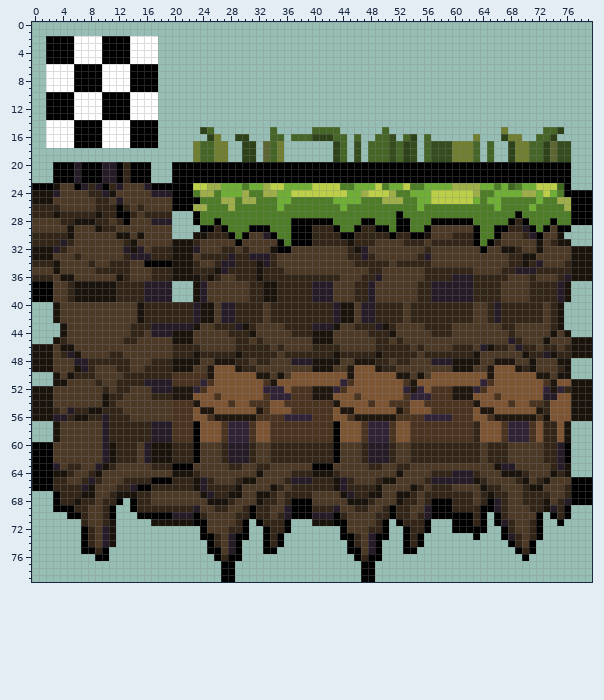
Two versions of one sprite sheet, treeoflife/tilesets/tDirt/output_tileset.png. This is how it looked before the edit.
The file is 80x80 pixels.
New version:
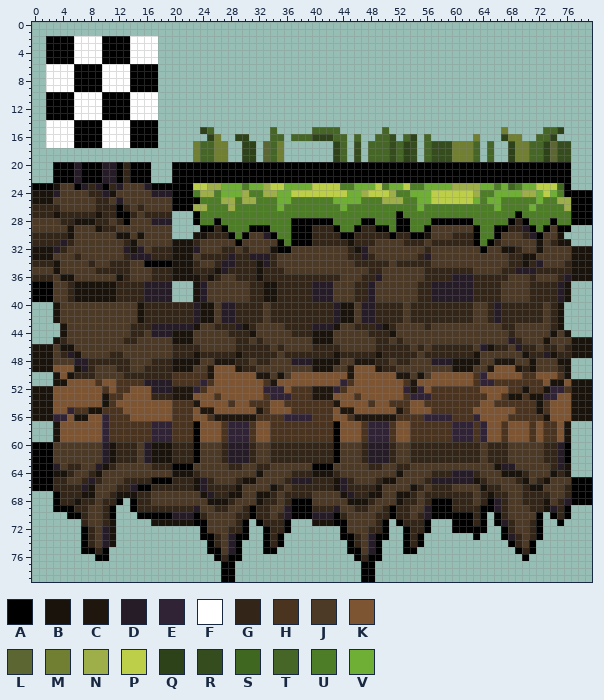
Palette (. is transparent): A #000000  B #19130c  C #1f160d  D #251c28  E #312336  F #ffffff  G #332619  H #4a331f  J #4c3926  K #7d5533  L #5c6633  M #707f32  N #9eaf4a  P #bdce48  Q #2e421a  R #354c1e  S #406720  T #466628  U #4d7d26  V #70af36
Change:
Colour B replaces colour C in row 51 at x 74; in row 55 at x 72.
Colour B replaces colour E in row 52 at x 73.
Colour B replaces colour H in row 54 at x 72.
Colour B replaces colour K in row 51 at x 75; in row 52 at x 70; in row 53 at x 68 to 69 and 71 to 72.
Colour E replaces colour C in row 52 at x 74.
Colour E replaces colour D in row 53 at x 73 to 74; in row 55 at x 5; in row 56 at x 3 to 4 and 10; in rows 57 to 59 at x 10 and 17 to 19.
Colour E replaces colour H in row 51 at x 65; in rows 57 to 59 at x 60 to 62.
Colour E replaces colour K in row 50 at x 64; in row 56 at x 63; in rows 57 to 59 at x 64.
Colour G replaces colour J in row 46 at x 57 to 59.
Colour H replaces colour B in row 50 at x 75.
Colour H replaces colour C in rows 52 to 53 at x 60 to 62; in row 54 at x 63; in row 56 at x 68 to 71.
Colour H replaces colour E in row 52 at x 63.
Colour H replaces colour G in row 51 at x 9 and 12 to 15; in row 52 at x 10, 12 to 13 and 76; in row 53 at x 11 to 12; in row 54 at x 11 and 73; in row 55 at x 6 to 7, 10 to 12 and 73; in row 56 at x 11 to 13.
Colour H replaces colour G in rows 57 to 59 at x 11 to 16, 63 and 73 to 74.
Colour H replaces colour K in row 50 at x 63 and 70 to 71; in row 51 at x 63 and 66 to 72; in row 52 at x 68 to 69 and 71 to 72; in row 53 at x 63 to 64, 67 and 70; in row 54 at x 66 to 67 and 69 to 70; in row 55 at x 69 to 71.
Colour J replaces colour G in rows 43 to 44 at x 57 to 59.
Colour K replaces colour C in row 50 at x 65 and 72 to 73; in row 55 at x 64 to 65; in row 56 at x 66 to 67.
Colour K replaces colour E in rows 57 to 59 at x 68 to 70.
Colour K replaces colour G in row 55 at x 3; in row 56 at x 5 and 8 to 9.
Colour K replaces colour H in row 51 at x 73; in row 52 at x 64; in row 53 at x 66; in row 56 at x 65.
Colour K replaces colour J in row 49 at x 3 to 5; in row 50 at x 4 and 74; in row 51 at x 5 to 8 and 10 to 11; in row 52 at x 3 to 9, 11 and 14 to 16; in row 53 at x 3 to 9 and 13 to 16; in row 54 at x 3 to 9 and 12 to 19.
Colour K replaces colour J in row 55 at x 4 and 13 to 19; in row 56 at x 14 to 19; in rows 57 to 59 at x 4 to 9.
Pixel boxes of the changes (left, top, right, bottom) in both pictures:
changed: (431, 323, 452, 351)
changed: (53, 365, 172, 442)
changed: (452, 372, 571, 442)
